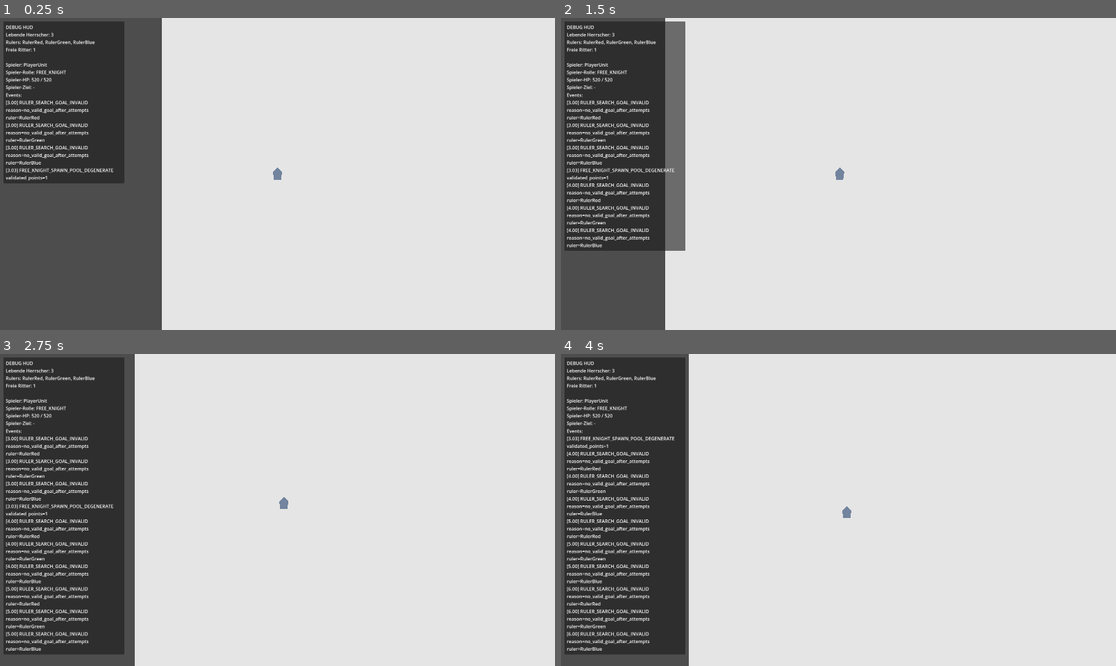
Above: before the commit, frames 1-4 (two rows, left to right).
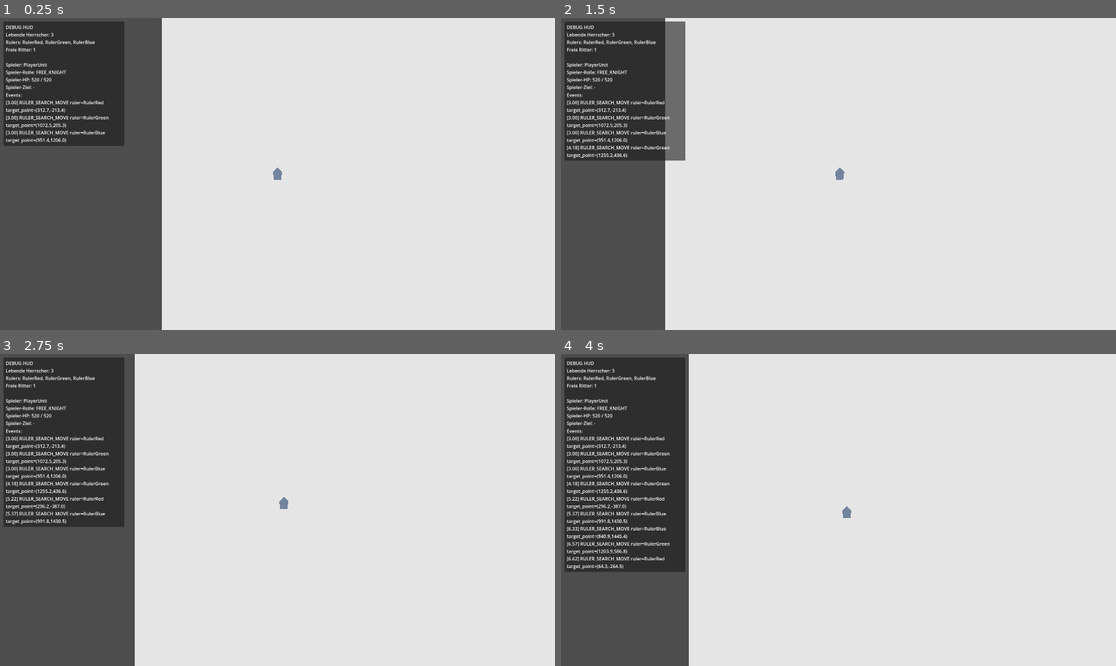
Above: after the commit, the same moments.

Repository: cblab/kingslayer
Game: Godot game, scene res://scenes/Main.tscn
The game is run twice, just before and just after one commit, with the same random seed, the same clock (stepped at 60 frames per second) and the same inputs.
Inputs (mouse positions are in pixels of both pictures, inside the frame that each line leads up to):
- Up to frame 1 (0.25 s): no input
- Up to frame 2 (1.5 s): tap Enter at 0.5 s; move the mouse to (960, 158) at 0.52 s; click (960, 158) at 0.67 s; move the mouse to (727, 189) at 1.27 s; click (727, 189) at 1.42 s
- Up to frame 3 (2.75 s): move the mouse to (333, 441) at 2.02 s; click (333, 441) at 2.17 s
- Up to frame 4 (4 s): move the mouse to (810, 572) at 2.77 s; click (810, 572) at 2.92 s; move the mouse to (1005, 556) at 3.52 s; click (1005, 556) at 3.67 s

The runs differ from the first frame. In frame 1, 3.1% of the frame differs, in the area x 0-23%, y 26-54%; in frame 2, 6.7%; in frame 3, 9.6%, in the area x 0-23%, y 26-97%; in frame 4, 7.3%.

Commit message:
Fixed Ruler movement bug

Diff:
--- a/scripts/world.gd
+++ b/scripts/world.gd
@@ -28,46 +28,15 @@
 const _SPAWN_JITTER_RADIUS: float = 40.0
 const _RULER_SEARCH_POINT_DUPLICATE_EPSILON: float = 8.0
 
-
 @onready var _debug_status_label: Label = $DebugHud/Panel/Margin/Content/StatusLabel
 @onready var _debug_events_label: Label = $DebugHud/Panel/Margin/Content/EventsLabel
 
 func _ready() -> void:
 	_spawn_rng.randomize()
 	_periodic_spawn_cooldown = periodic_free_knight_spawn_interval
+	_prepare_periodic_free_knight_spawn_points()
 	_stabilize_world_state()
 	_refresh_debug_hud()
-
-	await get_tree().process_frame
-	await get_tree().process_frame
-
-	var main_root := get_node_or_null("/root/Main")
-	var nav_regions: Array[NavigationRegion2D] = []
-	_collect_navigation_regions(main_root, nav_regions)
-
-	if nav_regions.is_empty():
-		print("NAV_DIAG no NavigationRegion2D-derived nodes found under /root/Main")
-	else:
-		for nav_region in nav_regions:
-			var script_path := "-"
-			var script_ref := nav_region.get_script()
-			if script_ref is Script:
-				script_path = script_ref.resource_path
-			if script_path.is_empty():
-				script_path = "-"
-			print("NAV_DIAG region found path=", nav_region.get_path(),
-				" name=", nav_region.name,
-				" script=", script_path)
-
-	_prepare_periodic_free_knight_spawn_points()
-
-func _collect_navigation_regions(root: Node, out_regions: Array[NavigationRegion2D]) -> void:
-	if root == null:
-		return
-	if root is NavigationRegion2D:
-		out_regions.append(root)
-	for child in root.get_children():
-		_collect_navigation_regions(child, out_regions)
 
 func log_event(event_type: String, data: Dictionary) -> void:
 	if event_type.is_empty():
@@ -111,23 +80,17 @@
 
 func get_clamped_ruler_search_point(from_position: Vector2, desired_point: Vector2, fallback_point: Vector2 = Vector2.ZERO) -> Vector2:
 	var clamped := _clamp_to_ruler_search_bounds(desired_point)
-	if _is_point_navigable_from(from_position, clamped):
+	if clamped.distance_to(from_position) > 1.0:
 		return clamped
 
-	var nearby_candidate := _find_navigable_nearby_point(from_position, clamped)
-	if nearby_candidate != Vector2.INF:
-		return nearby_candidate
-
 	var fallback_clamped := _clamp_to_ruler_search_bounds(fallback_point)
-	if _is_point_navigable_from(from_position, fallback_clamped):
+	if fallback_clamped.distance_to(from_position) > 1.0:
 		return fallback_clamped
 
 	return _clamp_to_ruler_search_bounds(from_position)
 
-func is_valid_ruler_search_point(from_position: Vector2, point: Vector2) -> bool:
-	if not ruler_search_bounds.has_point(point):
-		return false
-	return _is_point_navigable_from(from_position, point)
+func is_valid_ruler_search_point(_from_position: Vector2, point: Vector2) -> bool:
+	return ruler_search_bounds.has_point(point)
 
 func try_get_valid_ruler_search_point(from_pos: Vector2, min_dist: float, max_dist: float, attempts := 12) -> Dictionary:
 	if attempts <= 0:
@@ -143,11 +106,11 @@
 		var angle := rng.randf_range(0.0, TAU)
 		var distance := rng.randf_range(min_dist, max_dist)
 		var raw_point := from_pos + Vector2.RIGHT.rotated(angle) * distance
-		var candidate := _resolve_valid_spawn_point(raw_point)
-		if not ruler_search_bounds.has_point(candidate):
-			continue
+		var candidate := _clamp_to_ruler_search_bounds(raw_point)
+
 		if not is_valid_ruler_search_point(from_pos, candidate):
 			continue
+
 		var candidate_distance := candidate.distance_to(from_pos)
 		if candidate_distance < min_dist or candidate_distance > max_dist + 1.0:
 			continue
@@ -188,7 +151,6 @@
 	if role_at_death != Unit.UnitRole.RULER:
 		return
 
-	# Zerfall: Eskorte des toten Herrschers wird frei, keine Rebind-Übernahme.
 	var freed_guard_count := 0
 	for guard in _get_live_units():
 		if guard.role != Unit.UnitRole.ROYAL_GUARD:
@@ -391,23 +353,6 @@
 		clampf(point.y, ruler_search_bounds.position.y, max_y)
 	)
 
-func _is_point_navigable_from(from_position: Vector2, target_position: Vector2) -> bool:
-	var nav_map := get_world_2d().navigation_map
-	var path := NavigationServer2D.map_get_path(nav_map, from_position, target_position, false)
-	return not path.is_empty()
-
-func _find_navigable_nearby_point(from_position: Vector2, center_point: Vector2) -> Vector2:
-	var probe_distances: Array[float] = [40.0, 90.0, 150.0, 220.0]
-	var direction_count := 8
-	for distance in probe_distances:
-		for index in direction_count:
-			var angle := (TAU / float(direction_count)) * float(index)
-			var offset := Vector2.RIGHT.rotated(angle) * distance
-			var candidate := _clamp_to_ruler_search_bounds(center_point + offset)
-			if _is_point_navigable_from(from_position, candidate):
-				return candidate
-	return Vector2.INF
-
 func _process_periodic_free_knight_spawn(delta: float) -> void:
 	if not periodic_free_knight_spawn_enabled:
 		return
@@ -431,9 +376,7 @@
 
 	var spawn_anchor := _validated_periodic_free_knight_spawn_points[_spawn_rng.randi_range(0, _validated_periodic_free_knight_spawn_points.size() - 1)]
 	var jitter := Vector2.RIGHT.rotated(_spawn_rng.randf_range(0.0, TAU)) * _spawn_rng.randf_range(0.0, _SPAWN_JITTER_RADIUS)
-	var spawn_point := _resolve_valid_spawn_point(spawn_anchor + jitter)
-	if spawn_point == Vector2.INF:
-		spawn_point = spawn_anchor
+	var spawn_point := _clamp_to_ruler_search_bounds(spawn_anchor + jitter)
 
 	var spawned_node := _FREE_KNIGHT_SCENE.instantiate()
 	if not (spawned_node is Unit):
@@ -456,13 +399,8 @@
 
 func _prepare_periodic_free_knight_spawn_points() -> void:
 	_validated_periodic_free_knight_spawn_points = PackedVector2Array()
-	var source_points: Array[Vector2] = []
-	for configured_point in periodic_free_knight_spawn_points:
-		source_points.append(configured_point)
-	for anchor in _get_canonical_spawn_anchors():
-		source_points.append(anchor)
-
-	for source_point in source_points:
+
+	for source_point in periodic_free_knight_spawn_points:
 		var validated_spawn_point := _resolve_valid_spawn_point(source_point)
 		if validated_spawn_point == Vector2.INF:
 			log_event("FREE_KNIGHT_SPAWN_POINT_INVALID", {
@@ -480,7 +418,6 @@
 		log_event("FREE_KNIGHT_SPAWN_POOL_DEGENERATE", {
 			"validated_points": _validated_periodic_free_knight_spawn_points.size(),
 		})
-		_apply_spawn_pool_fallback_points()
 
 func _is_spawn_point_near_duplicate(points: PackedVector2Array, candidate: Vector2) -> bool:
 	for point in points:
@@ -494,87 +431,10 @@
 			return true
 	return false
 
-func _apply_spawn_pool_fallback_points() -> void:
-	var fallback_sources := _get_canonical_spawn_anchors()
-
-	for source_point in fallback_sources:
-		var validated_spawn_point := _resolve_valid_spawn_point(source_point)
-		if validated_spawn_point == Vector2.INF:
-			continue
-		if _is_spawn_point_near_duplicate(_validated_periodic_free_knight_spawn_points, validated_spawn_point):
-			continue
-		if _is_spawn_point_too_close(_validated_periodic_free_knight_spawn_points, validated_spawn_point):
-			continue
-		_validated_periodic_free_knight_spawn_points.append(validated_spawn_point)
-		if _validated_periodic_free_knight_spawn_points.size() >= _SPAWN_POINT_MIN_POOL_SIZE:
-			break
-
-func _get_canonical_spawn_anchors() -> Array[Vector2]:
-	var min_x := ruler_search_bounds.position.x
-	var min_y := ruler_search_bounds.position.y
-	var max_x := ruler_search_bounds.position.x + ruler_search_bounds.size.x
-	var max_y := ruler_search_bounds.position.y + ruler_search_bounds.size.y
-
-	var x_quarters := [
-		lerpf(min_x, max_x, 0.2),
-		lerpf(min_x, max_x, 0.5),
-		lerpf(min_x, max_x, 0.8),
-	]
-	var y_quarters := [
-		lerpf(min_y, max_y, 0.2),
-		lerpf(min_y, max_y, 0.5),
-		lerpf(min_y, max_y, 0.8),
-	]
-
-	return [
-		Vector2(x_quarters[0], y_quarters[0]),
-		Vector2(x_quarters[1], y_quarters[0]),
-		Vector2(x_quarters[2], y_quarters[0]),
-		Vector2(x_quarters[0], y_quarters[1]),
-		Vector2(x_quarters[2], y_quarters[1]),
-		Vector2(x_quarters[0], y_quarters[2]),
-		Vector2(x_quarters[1], y_quarters[2]),
-		Vector2(x_quarters[2], y_quarters[2]),
-	]
-
 func _resolve_valid_spawn_point(raw_spawn_point: Vector2) -> Vector2:
-	var clamped_point := _clamp_to_ruler_search_bounds(raw_spawn_point)
-	var snapped_point := _snap_point_to_navigation(clamped_point)
-	if _is_point_navigable(snapped_point):
-		return snapped_point
-
-	var nearby_candidate := _find_navigable_spawn_nearby_point(snapped_point)
-	if nearby_candidate != Vector2.INF:
-		return nearby_candidate
-
-	return Vector2.INF
-
-func _snap_point_to_navigation(point: Vector2) -> Vector2:
-	var nav_map := get_world_2d().navigation_map
-	var closest_point := NavigationServer2D.map_get_closest_point(nav_map, point)
-	if closest_point == Vector2.INF:
-		return point
-	return _clamp_to_ruler_search_bounds(closest_point)
-
-func _is_point_navigable(point: Vector2) -> bool:
-	var nav_map := get_world_2d().navigation_map
-	var closest_point := NavigationServer2D.map_get_closest_point(nav_map, point)
-	if closest_point == Vector2.INF:
-		return false
-	return closest_point.distance_to(point) <= 72.0
-
-func _find_navigable_spawn_nearby_point(center_point: Vector2) -> Vector2:
-	var probe_distances: Array[float] = [40.0, 90.0, 150.0, 220.0]
-	var direction_count := 8
-	for distance in probe_distances:
-		for index in direction_count:
-			var angle := (TAU / float(direction_count)) * float(index)
-			var offset := Vector2.RIGHT.rotated(angle) * distance
-			var candidate := _clamp_to_ruler_search_bounds(center_point + offset)
-			var snapped_candidate := _snap_point_to_navigation(candidate)
-			if _is_point_navigable(snapped_candidate):
-				return snapped_candidate
-	return Vector2.INF
+	if not ruler_search_bounds.has_point(raw_spawn_point):
+		return Vector2.INF
+	return raw_spawn_point
 
 func _transfer_ruler_identity(dead_ruler: Unit, successor: Unit) -> void:
 	if not _is_valid_live_unit(dead_ruler):
